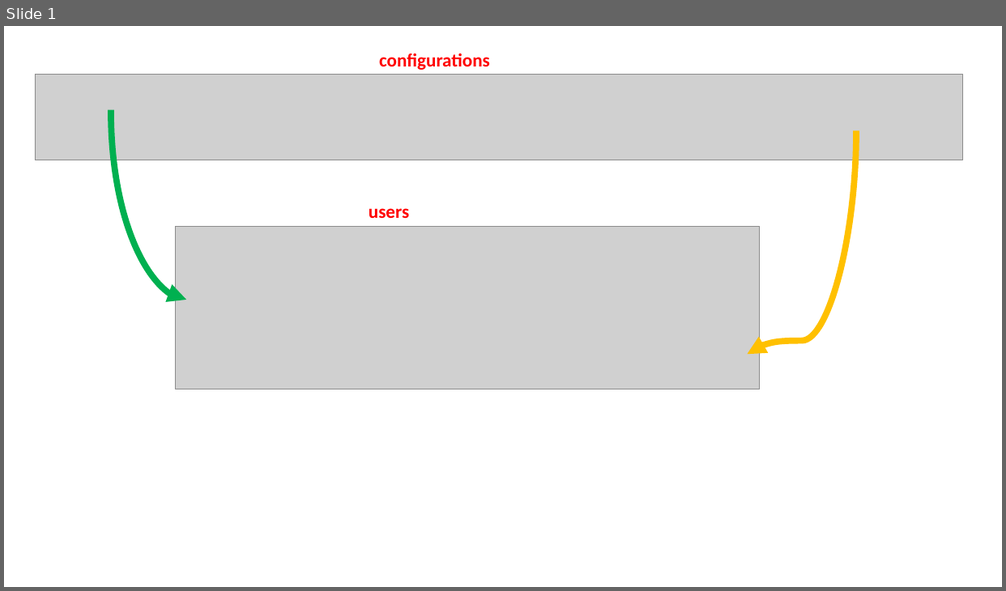
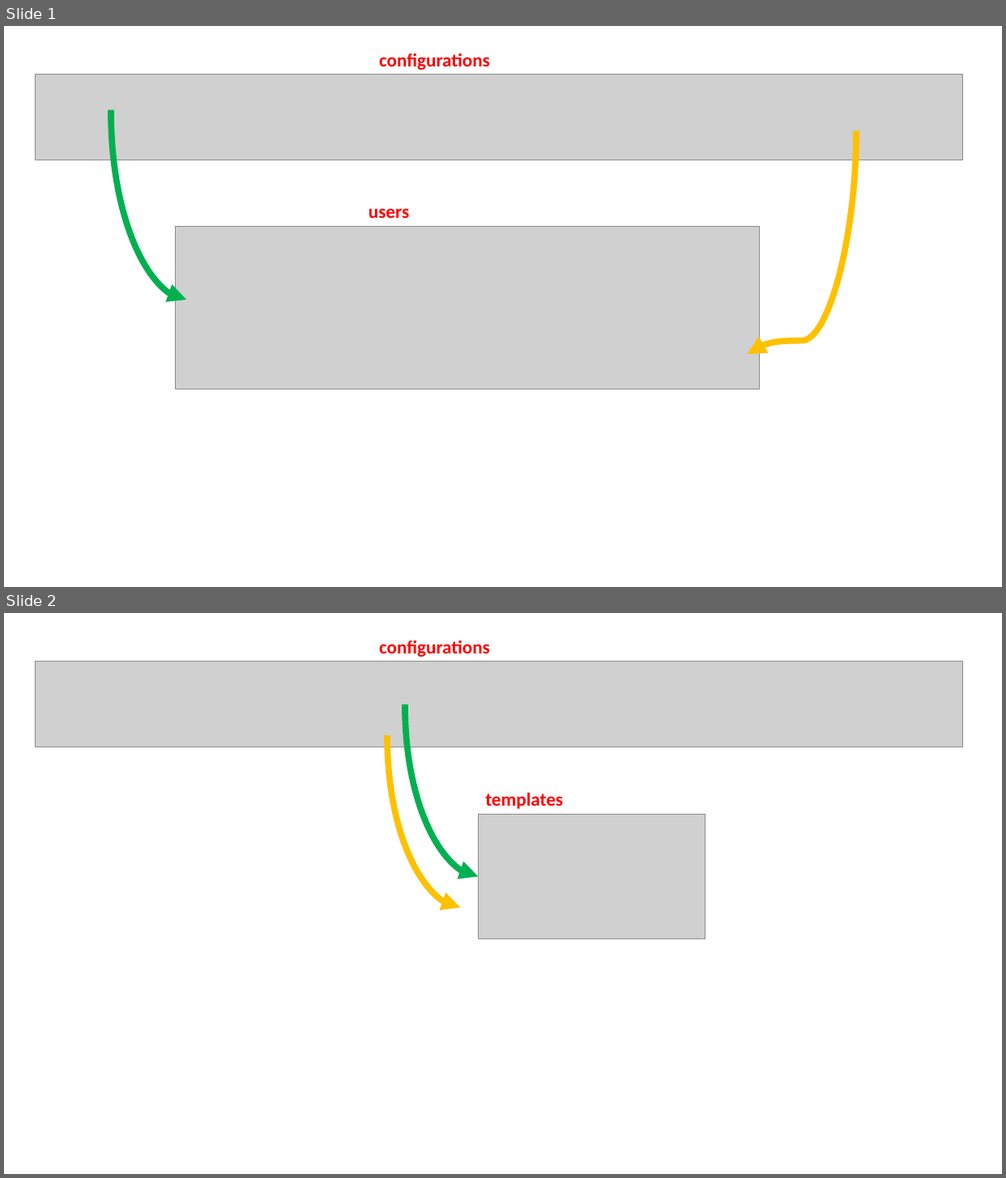
Before and after one commit to Borreguin/Send-Report-By-Email---Python, a slide deck: documents/Design.pptx. Shown one above the other, each under a label of ours: slide 1 before the commit, slides 1 and 2 after it. The pictures are 1006x591 and 1006x1178 pixels, drawn with LibreOffice and Linux fonts; fonts in the diff are those of the drawing; grey boxes stand for pictures. Boxes give left, top, right and bottom in pixels: in the first picture for what was removed or moved away, otherwise in the second. Text is boxed around its words. In the diff, an @@ line names an element or a change of style, - is before the commit and + after.

```diff
--- a/documents/Design.pptx
+++ b/documents/Design.pptx
@@ slide 2 added at (4, 613, 1002, 1174), background #FFFFFF @@
@@ text added at (379, 641, 490, 657), 18 pt, text #FF0000, bold @@
+configurations
@@ picture added at (35, 662, 963, 747) @@
@@ curved arrow added from (405, 705) to (478, 876), #00B050 6 pt @@
@@ curved arrow added from (387, 736) to (461, 908), #FFC000 6 pt @@
@@ text added at (485, 792, 563, 809), 18 pt, text #FF0000, bold @@
+templates
@@ picture added at (478, 815, 705, 939) @@
```
Also in this commit, not shown: 2 other files.
